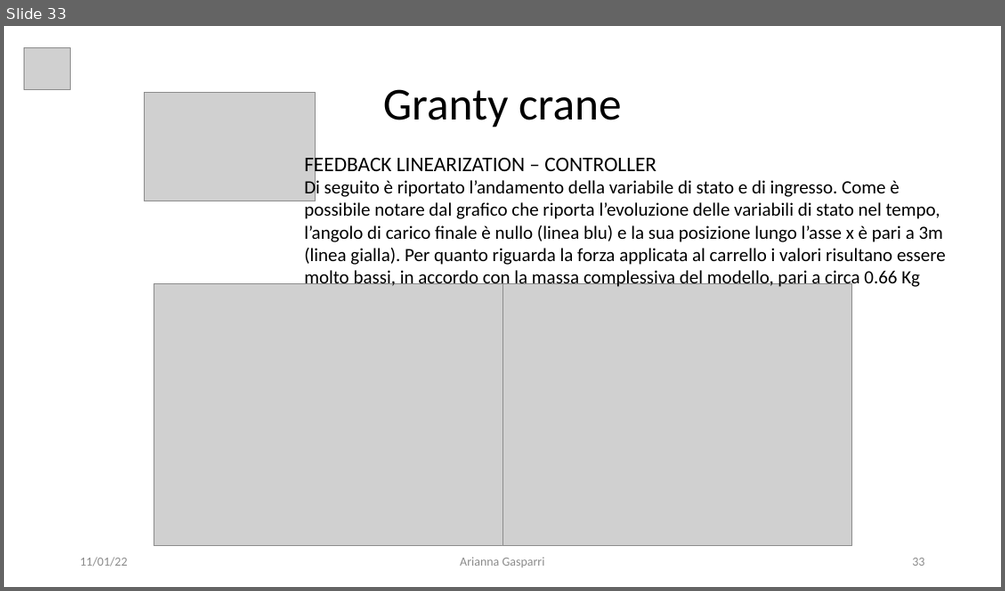
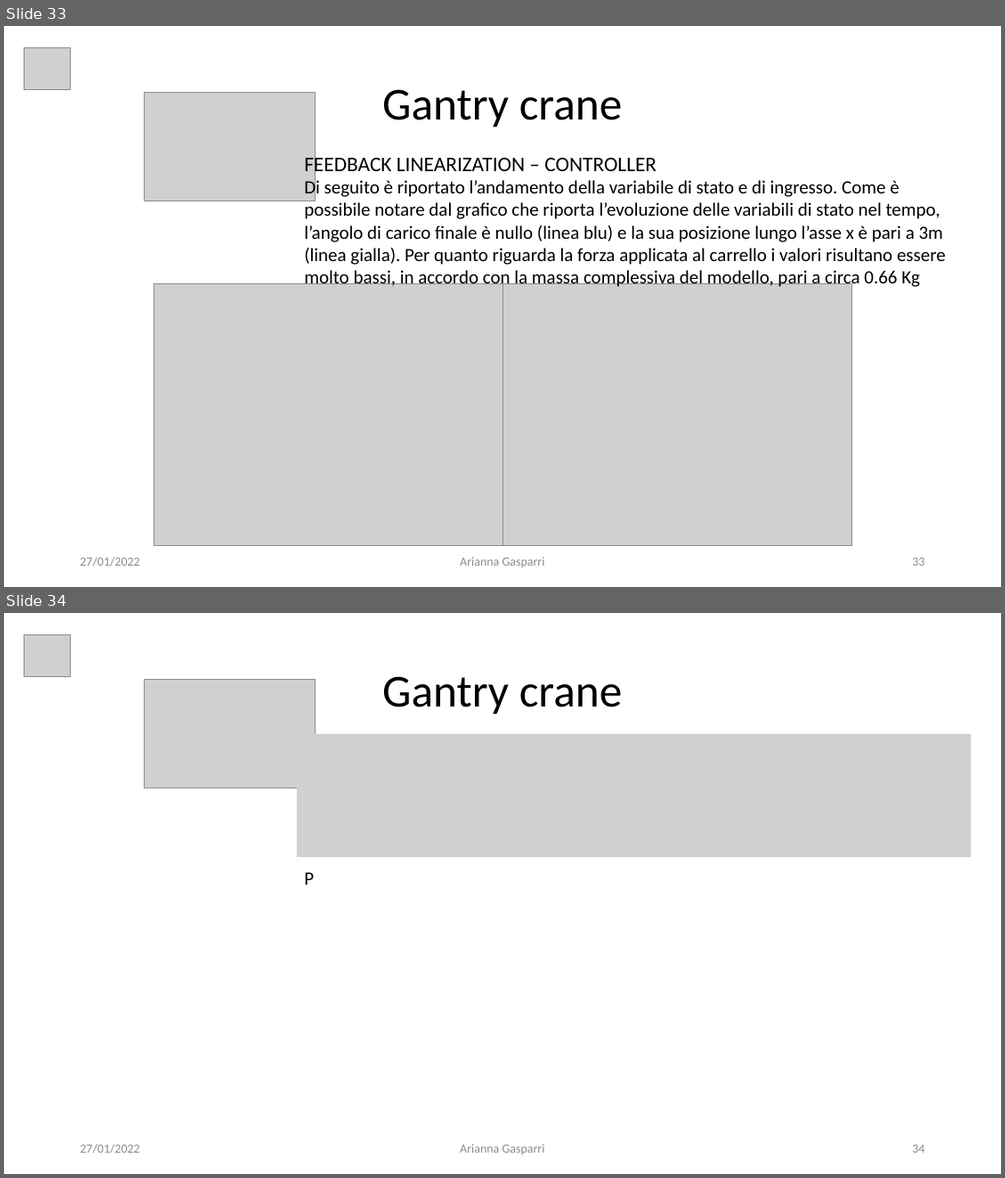
Before and after one commit to giga487/BicchiGas, a slide deck: Relazione/Presentazione.pptx. Shown one above the other, each under a label of ours: slide 33 before the commit, slides 33 and 34 after it. The pictures are 1005x591 and 1005x1178 pixels, drawn with LibreOffice and Linux fonts; fonts in the diff are those of the drawing; grey boxes stand for pictures. Boxes give left, top, right and bottom in pixels: in the first picture for what was removed or moved away, otherwise in the second. Text is boxed around its words. In the diff, an @@ line names an element or a change of style, - is before the commit and + after.

```diff
--- a/Relazione/Presentazione.pptx
+++ b/Relazione/Presentazione.pptx
@@ slide 34 added at (4,613,1001,1174), background #FFFFFF @@
@@ picture added at (24,634,70,677) @@
@@ picture added at (144,680,316,788) @@
@@ text added at (382,676,623,714), 44 pt, text #000000 @@
+Gantry crane
@@ picture added at (297,733,971,857) @@
@@ text added at (304,872,314,884), 18 pt, text #000000 @@
+P
@@ text added at (80,1143,139,1153), 12 pt, text #8C8C8C @@
+27/01/2022
@@ text added at (460,1143,545,1154), 12 pt, text #8C8C8C @@
+Arianna Gasparri
@@ page number added at (912,1144,924,1152), 12 pt, text #8C8C8C @@
+34
@@ slide 33 changed as well @@
@@ text at (382,89,623,127): text changed @@
-Granty crane
+Gantry crane
@@ text at (80,556,139,566): text changed @@
-11/01/22
+27/01/2022
```
Also in this commit, not shown: 37 other slides changed, 1 other file.
